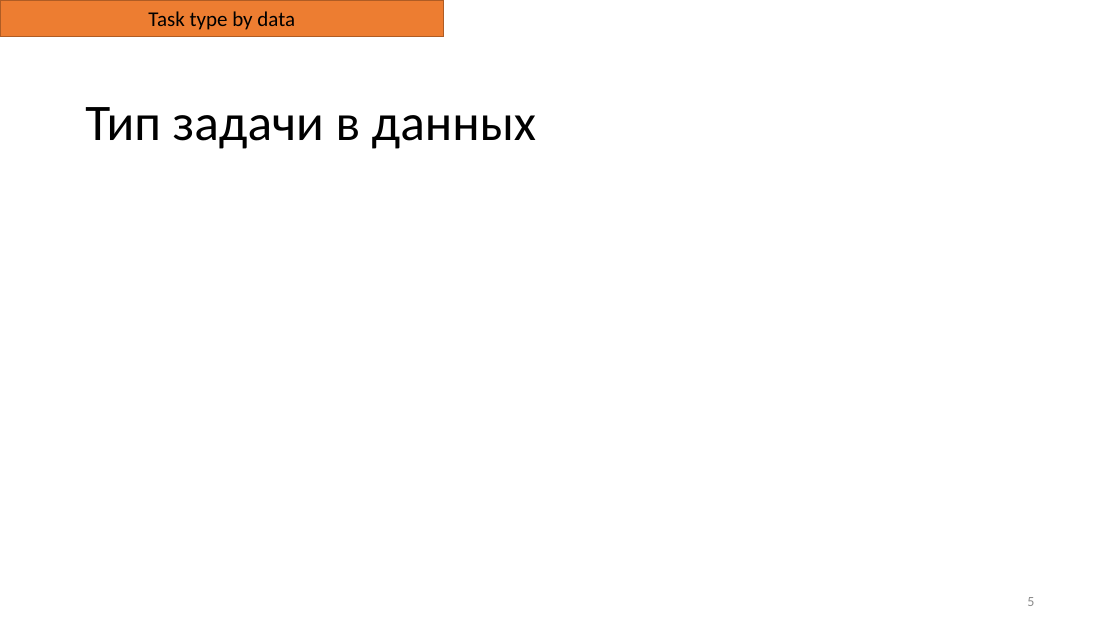
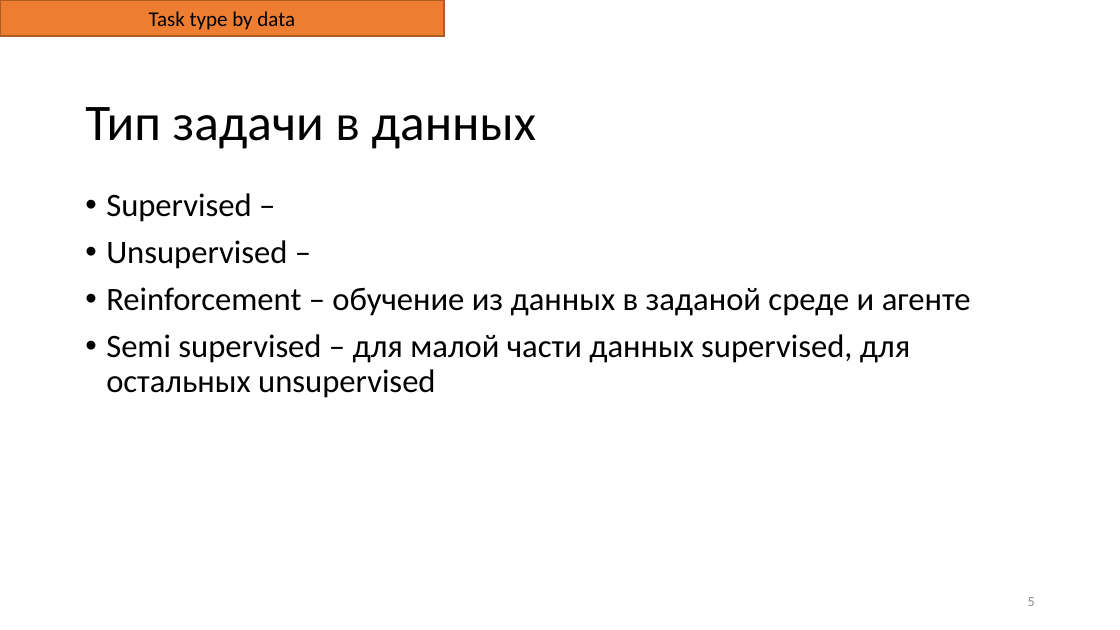
Before and after one commit to IMDxD/MLIsuct, a slide deck: slide 5 of fall2022/lectures/machine_learning_intro.pptx. Drawn at 1120x630 pixels with LibreOffice and Linux fonts; fonts in the diff are those of the drawing; grey boxes stand for pictures. Boxes give left, top, right and bottom in pixels: in the first picture for what was removed or moved away, otherwise in the second. Text is boxed around its words. In the diff, an @@ line names an element or a change of style, - is before the commit and + after.

```diff
--- a/fall2022/lectures/machine_learning_intro.pptx
+++ b/fall2022/lectures/machine_learning_intro.pptx
@@ text added at (106, 193, 971, 398), 28 pt, text #000000 @@
+• Supervised –
+• Unsupervised –
+• Reinforcement – обучение из данных в заданой среде и агенте
+• Semi supervised – для малой части данных supervised, для остальных unsupervised
```
Also in this commit, not shown: 12 other slides changed, 1 slide removed, 1 other file.
